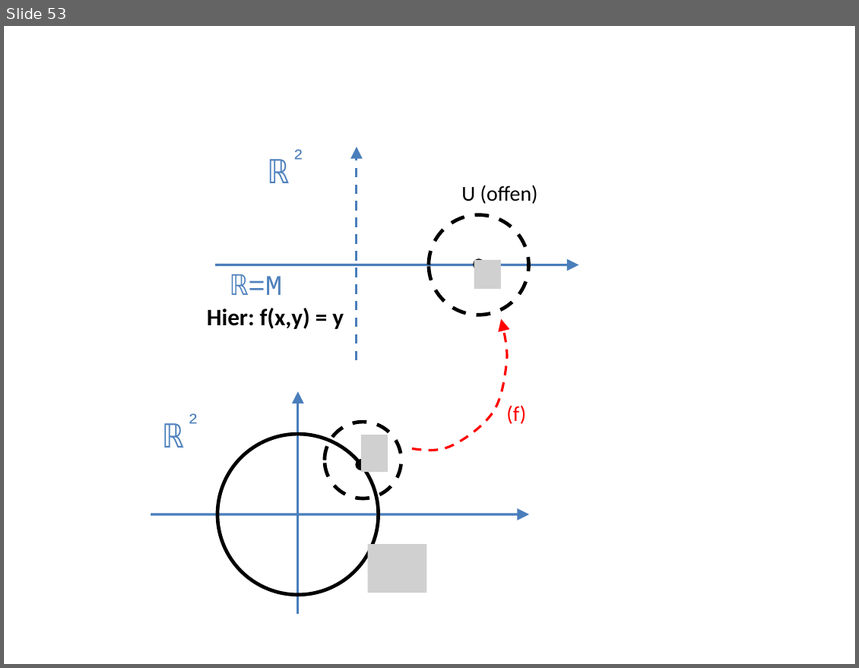
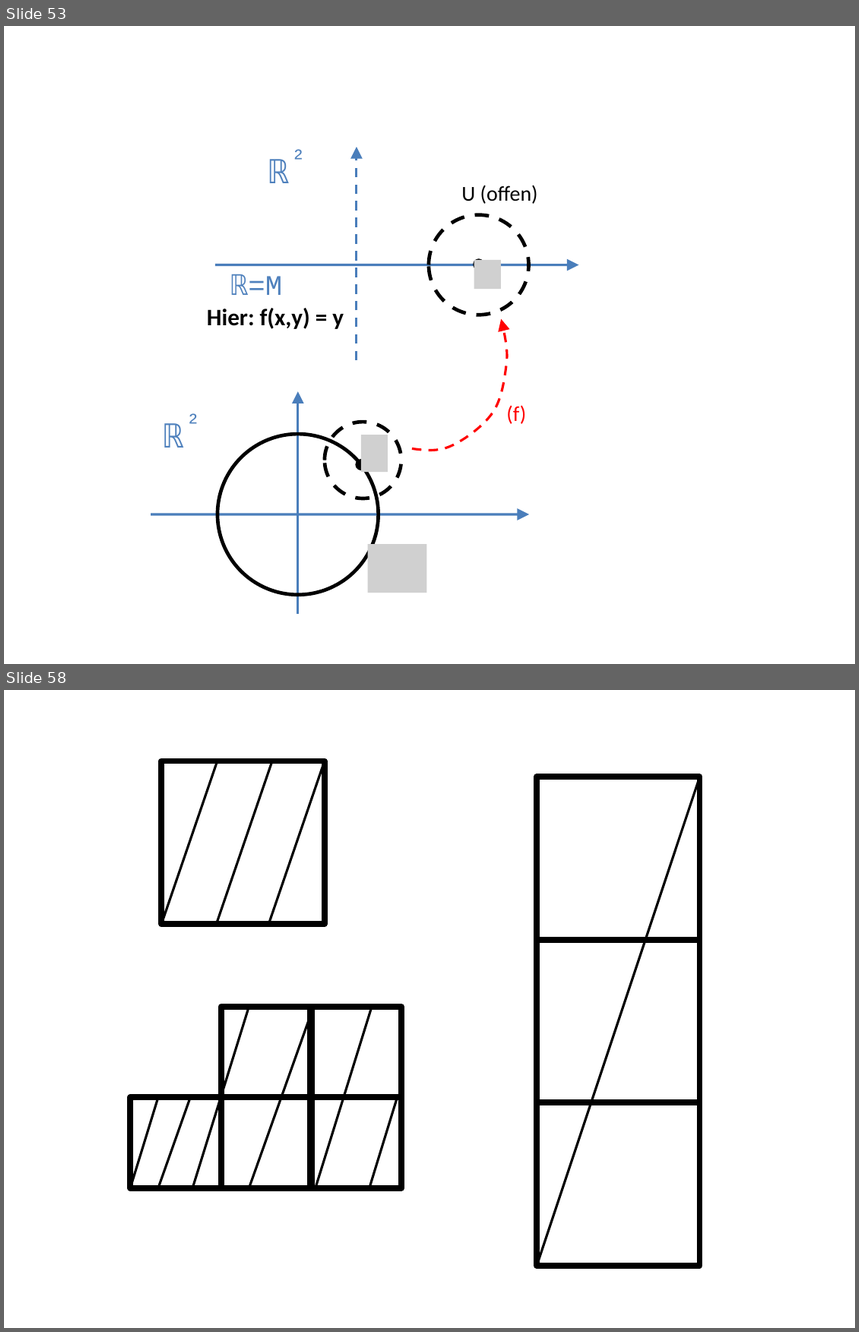
Before and after one commit to lutteropp/GeoTopo, a slide deck: images/Bilder.pptx. Shown one above the other, each under a label of ours: slide 53 before the commit, slides 53 and 58 after it; the slides between them are not shown. The pictures are 859x668 and 859x1332 pixels, drawn with LibreOffice and Linux fonts; fonts in the diff are those of the drawing; grey boxes stand for pictures. Boxes give left, top, right and bottom in pixels: in the first picture for what was removed or moved away, otherwise in the second. Text is boxed around its words. In the diff, an @@ line names an element or a change of style, - is before the commit and + after.

```diff
--- a/images/Bilder.pptx
+++ b/images/Bilder.pptx
@@ slide 58 added at <box>4,690,855,1328</box>, background #FFFFFF @@
@@ rectangle added at <box>161,761,325,925</box>, outline #000000 5 pt @@
@@ line added from (161, 924) to (218, 761), #000000 2 pt @@
@@ line added from (217, 924) to (272, 761), #000000 2 pt @@
@@ line added from (268, 924) to (325, 761), #000000 2 pt @@
@@ rectangle added at <box>537,777,700,940</box>, outline #000000 5 pt @@
@@ line added from (537, 1266) to (700, 777), #000000 2 pt @@
@@ rectangle added at <box>537,940,700,1103</box>, outline #000000 5 pt @@
@@ line added from (193, 1186) to (249, 1007), #000000 2 pt @@
@@ rectangle added at <box>221,1007,312,1097</box>, outline #000000 5 pt @@
@@ line added from (249, 1189) to (314, 1007), #000000 2 pt @@
@@ rectangle added at <box>310,1007,401,1097</box>, outline #000000 5 pt @@
@@ line added from (316, 1186) to (372, 1007), #000000 2 pt @@
@@ rectangle added at <box>130,1097,221,1189</box>, outline #000000 5 pt @@
@@ line added from (130, 1189) to (158, 1097), #000000 2 pt @@
@@ line added from (158, 1189) to (190, 1097), #000000 2 pt @@
@@ rectangle added at <box>221,1097,312,1189</box>, outline #000000 5 pt @@
@@ rectangle added at <box>310,1097,401,1189</box>, outline #000000 5 pt @@
@@ line added from (370, 1187) to (397, 1097), #000000 2 pt @@
@@ rectangle added at <box>537,1103,700,1266</box>, outline #000000 5 pt @@
```
Also in this commit, not shown: 7 other slides added, 2 slides removed, 19 other files.
